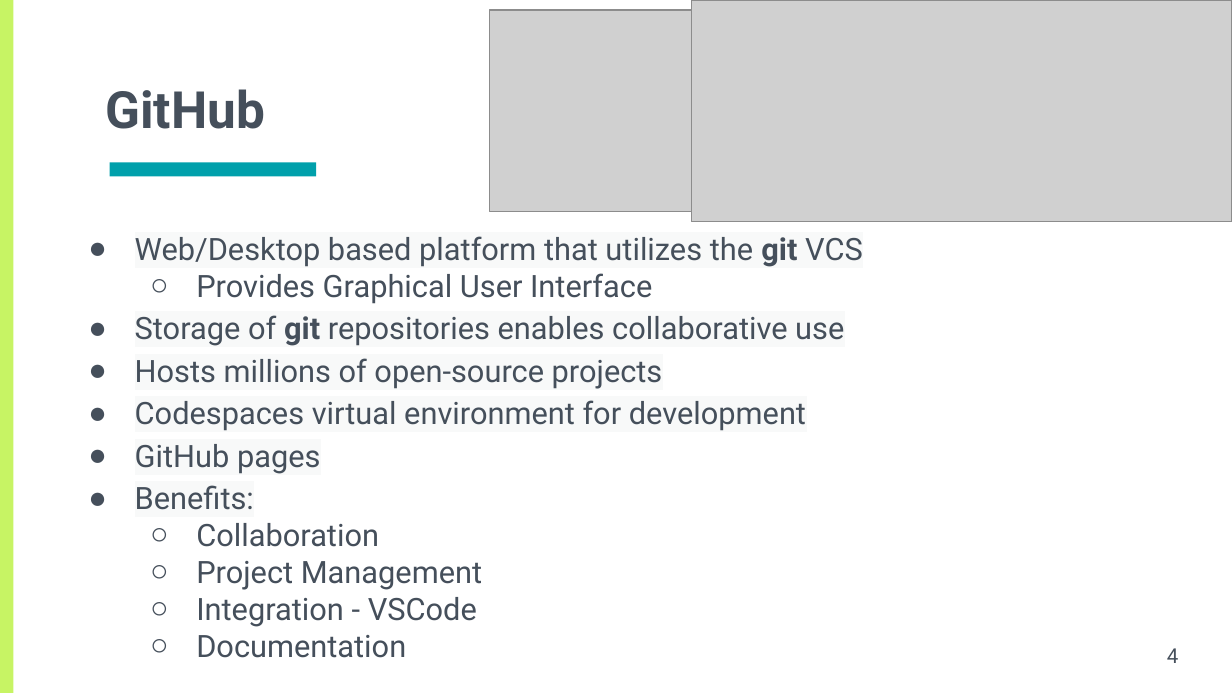
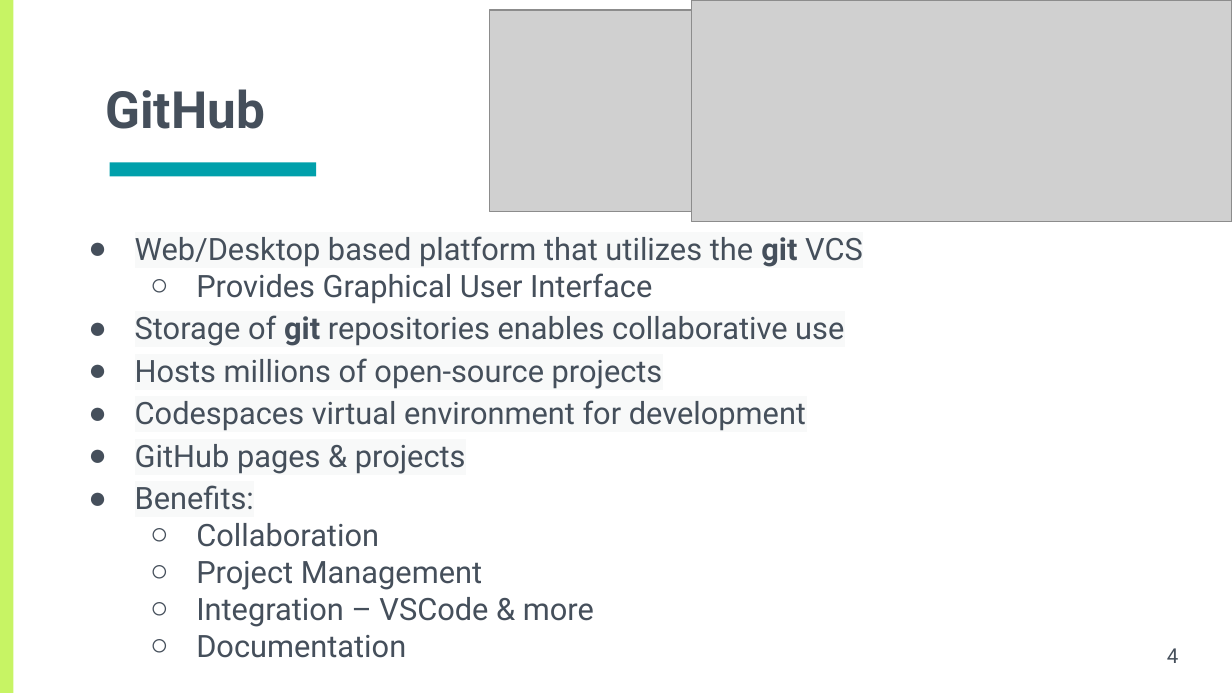
Before and after one commit to CWML/gitdemo, a slide deck: slide 4 of Git & Github_ An Introduction to Version Control.pptx. Drawn at 1232x693 pixels with LibreOffice and Linux fonts; fonts in the diff are those of the drawing; grey boxes stand for pictures. Boxes give left, top, right and bottom in pixels: in the first picture for what was removed or moved away, otherwise in the second. Text is boxed around its words. In the diff, an @@ line names an element or a change of style, - is before the commit and + after.

Commit message:
ppt update

```diff
--- a/Git & Github_ An Introduction to Version Control.pptx
+++ b/Git & Github_ An Introduction to Version Control.pptx
@@ text at [135, 444, 466, 474]: text changed @@
-● GitHub pages
+● GitHub pages & projects
@@ text at [196, 597, 594, 627]: text changed @@
-  ○ Integration - VSCode
+  ○ Integration – VSCode & more
```
